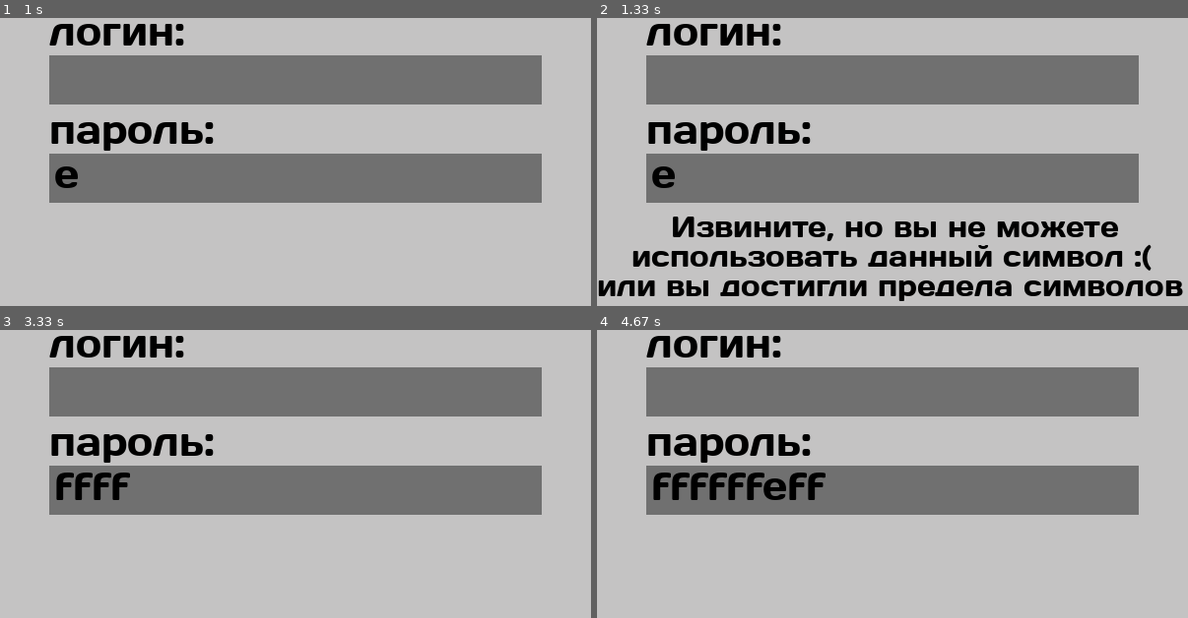
Above: before the commit, frames 1-4 (two rows, left to right).
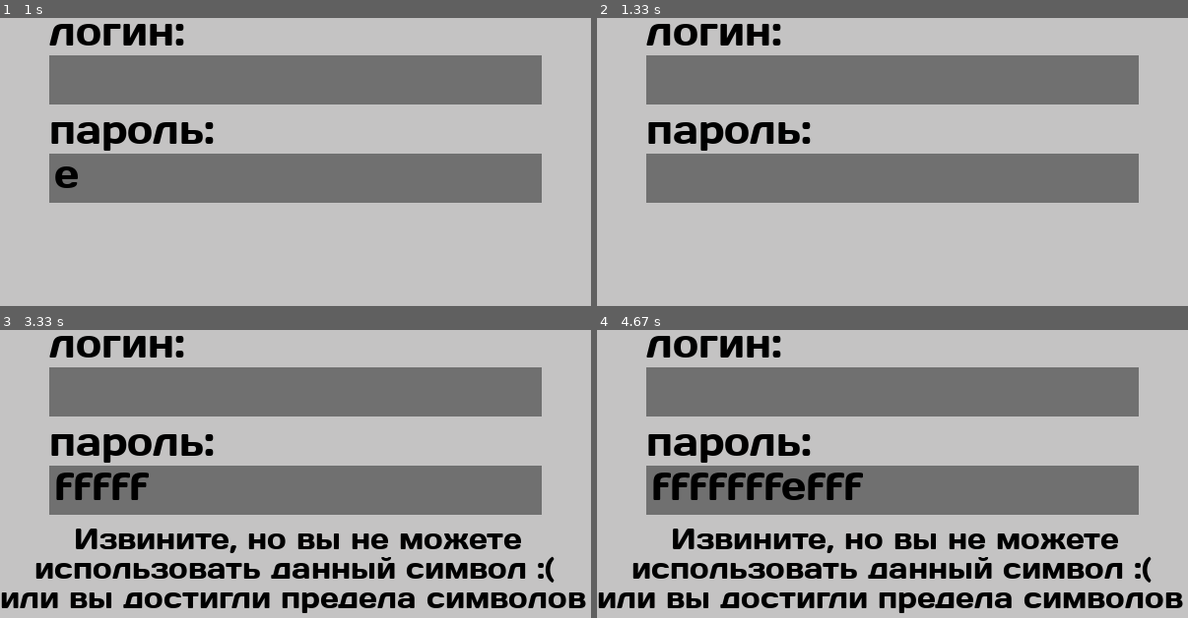
Above: after the commit, the same moments.

Repository: DaniilDrokin/PyGame1Project
Game: pygame game, started from main.py
The game is run twice, just before and just after one commit, with the same random seed, the same clock (stepped at 60 frames per second) and the same inputs.
Inputs (mouse positions are in pixels of both pictures, inside the frame that each line leads up to):
- Up to frame 1 (1 s): click (271, 156) at 0.38 s; tap E at 0.67 s
- Up to frame 2 (1.33 s): hold Backspace from 1 s (still down)
- Up to frame 3 (3.33 s): release Backspace at 1.47 s; tap 0 at 1.5, 3.15 s; tap F at 1.83, 2.23, 2.53, 2.73, 3.07 s
- Up to frame 4 (4.67 s): tap F at 3.37, 3.57, 3.87, 4.13, 4.47 s; tap E at 3.65 s; tap 0 at 4.55 s

Frame 1 is identical in both runs. In frame 2, 9.2% of the frame differs, in the area x 0-100%, y 51-99%; in frame 3, 9.2%; in frame 4, 9.7%, in the area x 0-100%, y 49-99%.

Commit message:
version 0.13

Diff:
--- a/Registration.py
+++ b/Registration.py
@@ -102,7 +102,7 @@
                             password_flag = True
 
             if event.type == pygame.KEYDOWN and login_flag:
-                if event.type == pygame.KEYDOWN and event.key == pygame.K_0 and login_text != '':
+                if event.type == pygame.KEYDOWN and event.key == pygame.K_BACKSPACE and login_text != '':
                     login_text = login_text[:-1]
                     text_3 = font.render(login_text, True, (0, 0, 0))
                 else:
@@ -115,7 +115,7 @@
                         error_flag = True
 
             if event.type == pygame.KEYDOWN and password_flag:
-                if event.type == pygame.KEYDOWN and event.key == pygame.K_0 and password_text != '':
+                if event.type == pygame.KEYDOWN and event.key == pygame.K_BACKSPACE and password_text != '':
                     password_text = password_text[:-1]
                     text_4 = font.render(password_text, True, (0, 0, 0))
                 else:
--- a/data/log_pas.txt
+++ b/data/log_pas.txt
@@ -1 +1 @@
-kveiz arceniy
+gkkgkgkgkgkg jdjfjfjdjfje
Binary file changed: data/Records.db
